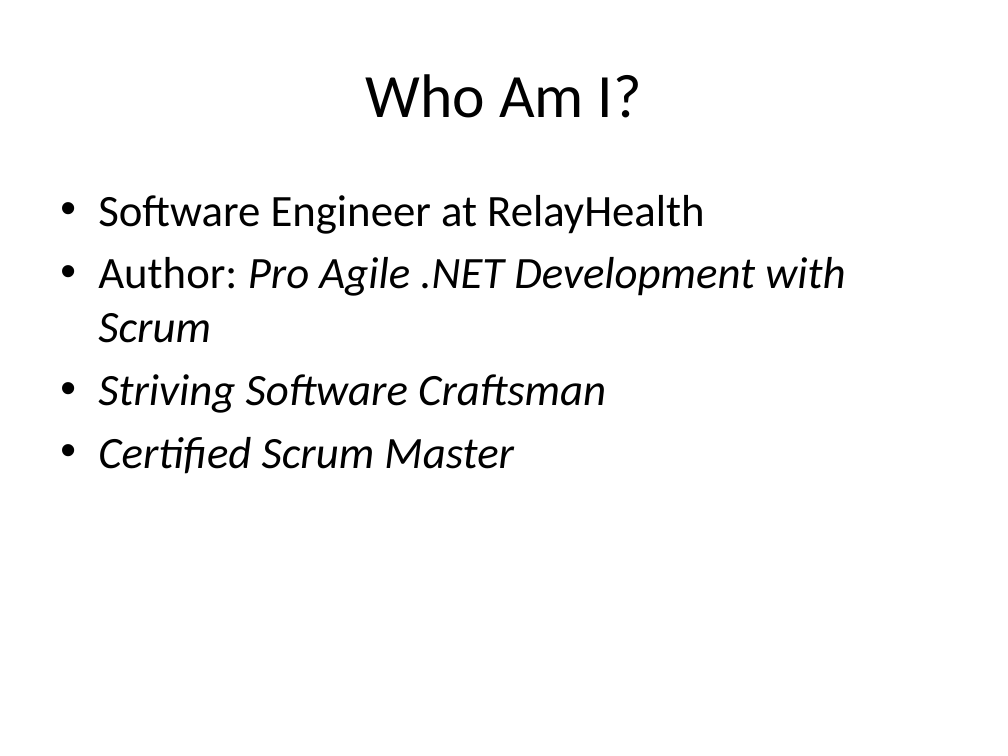
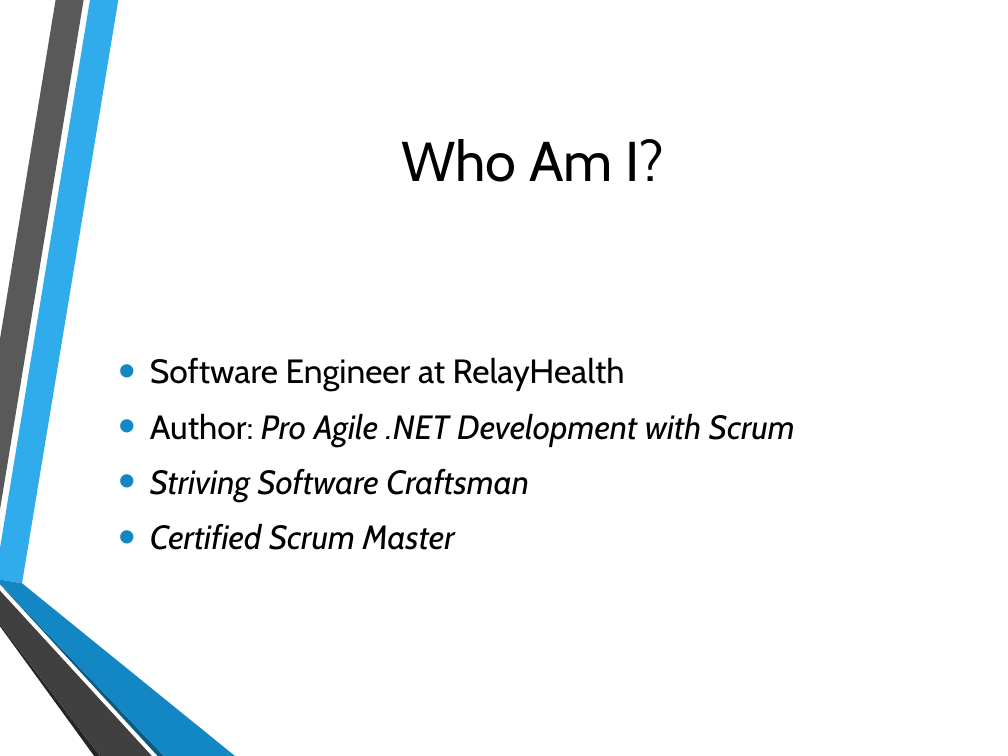
Before and after one commit to jerrelblankenship/Presentations, a slide deck: slide 2 of MamaSaidTestYourCode/AgileDotNet2013/Mama Said Test Your Code.pptx. Drawn at 1008x756 pixels with LibreOffice and Linux fonts; fonts in the diff are those of the drawing; background and template pictures are left out. Boxes give left, top, right and bottom in pixels: in the first picture for what was removed or moved away, otherwise in the second. Text is boxed around its words. In the diff, an @@ line names an element or a change of style, - is before the commit and + after.

Commit message:
AgileDotNet2013 - More work on talk and code

```diff
--- a/MamaSaidTestYourCode/AgileDotNet2013/Mama Said Test Your Code.pptx
+++ b/MamaSaidTestYourCode/AgileDotNet2013/Mama Said Test Your Code.pptx
@@ title "Who Am I?": place and size @@
-title "Who Am I?" at <box>366,74,642,118</box>
+title "Who Am I?" at <box>401,139,665,182</box>
@@ title "Who Am I?" at <box>401,139,665,182</box>: size 44 to 40 pt, font Calibri to Cabin @@
@@ text "Software Engineer at RelayHealth": place and size @@
-text "Software Engineer at RelayHealth" at <box>98,195,845,474</box>
+text "Software Engineer at RelayHealth" at <box>150,357,795,550</box>
@@ text "Software Engineer at RelayHealth" at <box>150,357,795,550</box>: size 32 to 24 pt, font Calibri to Cabin; indent changed; more space between paragraphs; vertical alignment top to middle @@
@@ group added at <box>0,0,235,756</box>: 6 freeform shapes @@
```
Also in this commit, not shown: 7 other slides changed, 1 slide added, 35 other files.
